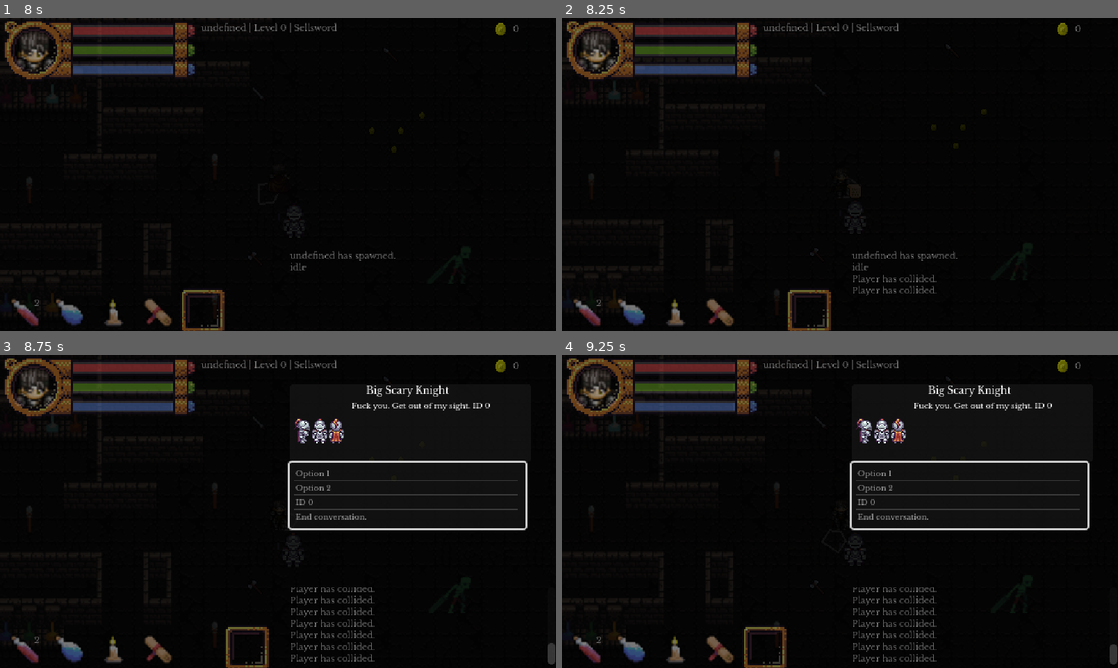
Above: before the commit, frames 1-4 (two rows, left to right).
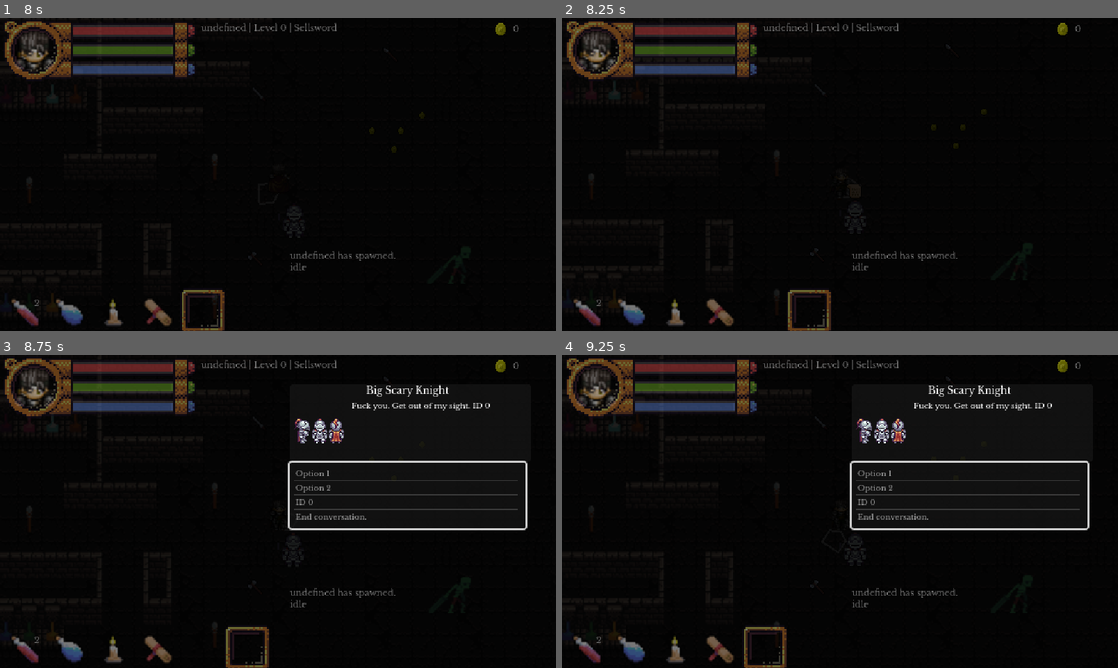
Above: after the commit, the same moments.

Repository: bbm-games/dankcryptic
Game: Godot game, scene res://game.tscn
The game is run twice, just before and just after one commit, with the same random seed, the same clock (stepped at 60 frames per second) and the same inputs. This scene is started directly instead of the project's main scene.
Inputs (mouse positions are in pixels of both pictures, inside the frame that each line leads up to):
- Up to frame 1 (8 s): move the mouse to (255, 259) at 0.52 s; hold Right (item_right) 0.53-1.28 s; hold E (chat) 0.53-1.28 s; click (255, 259) at 0.67 s; move the mouse to (389, 55) at 1.27 s; hold S (walk_down) 1.28-2.03 s; click (389, 55) at 1.35 s; tap E (chat) at 1.55, 2.3, 2.85, 3.8, 4.55, 5.3, 6.05, 6.8, 7.55 s; move the mouse to (255, 68) at 2.02 s; hold Right (item_right) 2.03-2.78 s; hold Right mouse button (block) 2.03-2.78 s; click (255, 68) at 2.17 s; move the mouse to (250, 237) at 2.77 s; hold W (walk_up) 2.78-3.53 s; click (250, 237) at 2.92 s; move the mouse to (444, 221) at 3.52 s; hold Space (dash) 3.53-4.28 s; hold Left (item_left) 3.53-5.03 s; move the mouse to (111, 127) at 4.27 s; tap 1 (item_1) at 4.35 s; move the mouse to (305, 174) at 5.02 s; hold S (walk_down) 5.03-5.78 s; hold 2 (item_2) 5.03-5.78 s; click (305, 174) at 5.17 s; move the mouse to (194, 96) at 5.77 s; hold Right (item_right) 5.78-6.53 s; tap 3 (item_3) at 5.85 s; move the mouse to (400, 158) at 6.52 s; hold W (walk_up) 6.53-7.28 s; hold 4 (item_4) 6.53-7.28 s; move the mouse to (166, 190) at 7.27 s; hold Right (item_right) from 7.28 s (still down); tap 5 (item_5) at 7.35 s; click (166, 190) at 7.42 s
- Up to frame 2 (8.25 s): move the mouse to (895, 105) at 8.02 s; release Right (item_right) at 8.03 s; hold S (walk_down) from 8.03 s (still down); hold 6 (item_6) from 8.03 s (still down)
- Up to frame 3 (8.75 s): keep holding S (walk_down); keep holding 6 (item_6); tap E (chat) at 8.3 s
- Up to frame 4 (9.25 s): move the mouse to (812, 574) at 8.77 s; release S (walk_down) at 8.78 s; release 6 (item_6) at 8.78 s; hold Left (item_left) from 8.78 s (still down); tap Up (item_consume) at 8.85 s; tap E (chat) at 9.05 s

Frame 1 is identical in both runs. In frame 2, 0.3% of the frame differs, in the area x 52-68%, y 82-89%; in frame 3, 1.1%, in the area x 52-100%, y 74-99%; in frame 4, 1.1%.

Commit message:
just some mild fixes

Diff:
--- a/game.gd
+++ b/game.gd
@@ -1001,7 +1001,7 @@
 
 	# check to see if collision occured
 	if collision_data:
-		chatBox.append_text("\n[i]Player has collided.[/i]")
+		#chatBox.append_text("\n[i]Player has collided.[/i]")
 		var collider = collision_data.get_collider()
 		# if it's a rigid body (aka a ground item, move it)
 		if collider is RigidBody2D:
--- a/game.tscn
+++ b/game.tscn
@@ -1317,6 +1317,7 @@
 
 [node name="discardSound" type="AudioStreamPlayer" parent="CanvasLayer2/playerMenu"]
 stream = ExtResource("22_hjd6q")
+bus = &"Sounds"
 
 [node name="hoverSound" type="AudioStreamPlayer" parent="."]
 stream = ExtResource("10_d3c5g")
